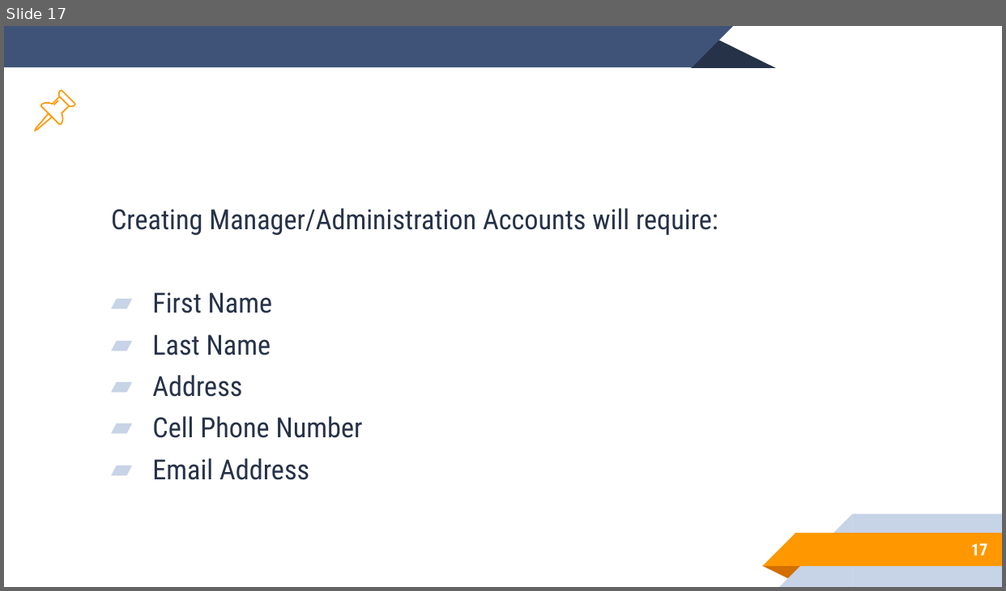
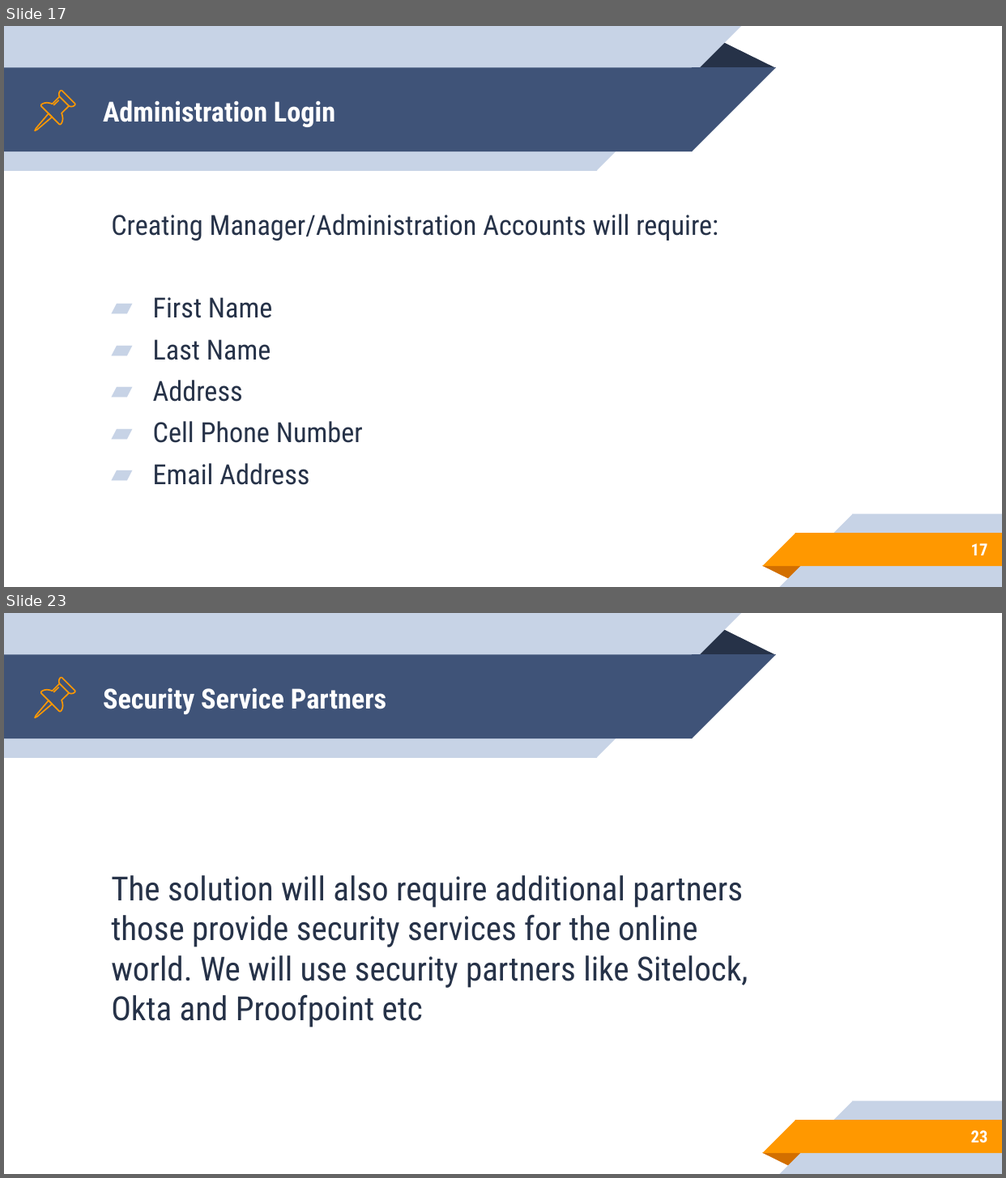
Before and after one commit to nsuspring2019cse299sec8/Group4, a slide deck: group4.pptx. Shown one above the other, each under a label of ours: slide 17 before the commit, slides 17 and 23 after it; the slides between them are not shown. The pictures are 1006x591 and 1006x1178 pixels, drawn with LibreOffice and Linux fonts; fonts in the diff are those of the drawing. Boxes give left, top, right and bottom in pixels: in the first picture for what was removed or moved away, otherwise in the second. Text is boxed around its words. In the diff, an @@ line names an element or a change of style, - is before the commit and + after.

```diff
--- a/group4.pptx
+++ b/group4.pptx
@@ slide 23 added at (4, 613, 1002, 1174), background #FFFFFF; not listed: 10 template elements that a slide beside it also shows @@
@@ group added at (35, 678, 74, 717): 4 freeform shapes @@
@@ title added at (103, 688, 386, 715), 20 pt, text #FFFFFF, bold @@
+Security Service Partners
@@ text added at (111, 875, 748, 1028), 24 pt, text #263248 @@
+The solution will also require additional partners those provide security services for the online world. We will use security partners like Sitelock, Okta and Proofpoint etc
@@ page number added at (971, 1131, 988, 1144), 12 pt, text #FFFFFF, bold @@
+23
@@ slide 17 changed as well @@
@@ rectangle added at (4, 26, 597, 171), fill #C7D3E6 @@
@@ right triangle added at (597, 26, 741, 171), fill #C7D3E6 @@
@@ rectangle at (4, 68, 692, 152): mirrored; rotation 0 to 180 degrees @@
@@ right triangle at (692, 68, 775, 152): mirrored; rotation 0 to 180 degrees @@
@@ outline redrawn in 3 elements at (35, 113, 52, 130), (59, 91, 74, 107), (41, 96, 69, 125) @@
@@ title added at (103, 101, 335, 127), 20 pt, text #FFFFFF, bold @@
+Administration Login
@@ text "Creating Manager/Administration Accounts will require:": place and size @@
-text "Creating Manager/Administration Accounts will require:" at (111, 208, 718, 480)
+text "Creating Manager/Administration Accounts will require:" at (111, 214, 718, 485)
```
Also in this commit, not shown: 16 other slides changed, 8 other slides added.
